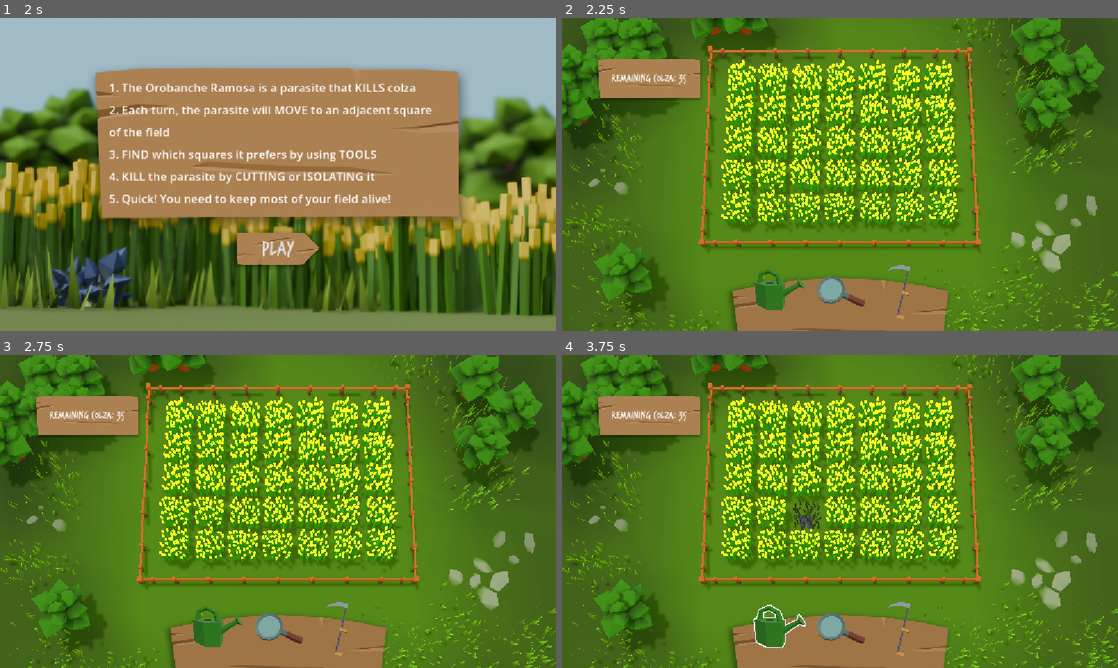
Above: before the commit, frames 1-4 (two rows, left to right).
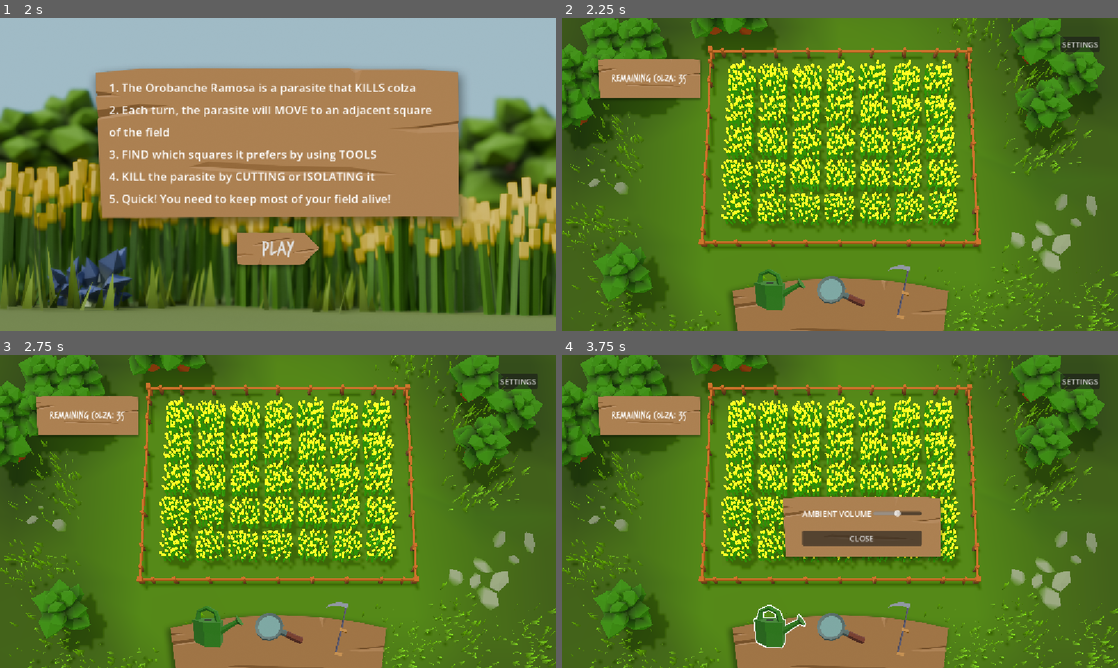
Above: after the commit, the same moments.

Repository: Squix/scientific_game_jam_26
Game: Godot game, scene res://scenes/title_screen.tscn
Same seed, same stepped clock (60 frames per second), same inputs: the game is played once before the commit and once after it.
Inputs (mouse positions are in pixels of both pictures, inside the frame that each line leads up to):
- Up to frame 1 (2 s): tap Enter at 0.5 s; move the mouse to (400, 158) at 0.52 s; press the mouse at (400, 158) at 0.53 s; release the mouse at (400, 158) at 1.25 s; click "How to play" at 1.25 s
- Up to frame 2 (2.25 s): click "PLAY" at 2 s
- Up to frame 3 (2.75 s): no input
- Up to frame 4 (3.75 s): click (1079, 380) at 2.75 s, where only the run after the commit has a clickable "SETTINGS"; click (778, 630) at 3.5 s

Frame 1 is identical in both runs. In frame 2, 0.3% of the frame differs, in the area x 89-97%, y 6-11%; in frame 3, 0.3%; in frame 4, 6.0%, in the area x 39-97%, y 6-66%.

Commit message:
feat: ambient volume settings

Diff:
--- a/scenes/UI.tscn
+++ b/scenes/UI.tscn
@@ -49,6 +49,13 @@
 [sub_resource type="LabelSettings" id="LabelSettings_75u2n"]
 font_size = 24
 
+[sub_resource type="StyleBoxTexture" id="StyleBoxTexture_ilk7v"]
+texture = ExtResource("9_ukj8e")
+expand_margin_left = 32.0
+expand_margin_top = 32.0
+expand_margin_right = 32.0
+expand_margin_bottom = 32.0
+
 [node name="UI" type="Control" unique_id=979071823]
 layout_mode = 3
 anchors_preset = 15
@@ -291,6 +298,57 @@
 text = "Colza restant : 0"
 label_settings = SubResource("LabelSettings_75u2n")
 
+[node name="SettingsDialog" type="Control" parent="." unique_id=1268272158]
+anchors_preset = 0
+offset_left = 472.0
+offset_top = 306.0
+offset_right = 512.0
+offset_bottom = 346.0
+
+[node name="CenterContainer" type="CenterContainer" parent="SettingsDialog" unique_id=187822786]
+layout_mode = 0
+offset_right = 40.0
+offset_bottom = 40.0
+
+[node name="PanelContainer" type="PanelContainer" parent="SettingsDialog/CenterContainer" unique_id=1292459615]
+custom_minimum_size = Vector2(300, 100)
+layout_mode = 2
+theme_override_styles/panel = SubResource("StyleBoxTexture_ilk7v")
+
+[node name="CenterContainer" type="CenterContainer" parent="SettingsDialog/CenterContainer/PanelContainer" unique_id=135812541]
+layout_mode = 2
+
+[node name="VBoxContainer" type="VBoxContainer" parent="SettingsDialog/CenterContainer/PanelContainer/CenterContainer" unique_id=711543426]
+layout_mode = 2
+theme_override_constants/separation = 24
+
+[node name="HBoxContainer" type="HBoxContainer" parent="SettingsDialog/CenterContainer/PanelContainer/CenterContainer/VBoxContainer" unique_id=649535765]
+layout_mode = 2
+
+[node name="Label" type="Label" parent="SettingsDialog/CenterContainer/PanelContainer/CenterContainer/VBoxContainer/HBoxContainer" unique_id=1713534939]
+layout_mode = 2
+text = "AMBIENT VOLUME"
+
+[node name="MusicVolumeSlider" type="HSlider" parent="SettingsDialog/CenterContainer/PanelContainer/CenterContainer/VBoxContainer/HBoxContainer" unique_id=908905662]
+custom_minimum_size = Vector2(100, 0)
+layout_mode = 2
+size_flags_vertical = 1
+min_value = -5.0
+max_value = 5.0
+step = 0.1
+
+[node name="CloseSettingsButton" type="Button" parent="SettingsDialog/CenterContainer/PanelContainer/CenterContainer/VBoxContainer" unique_id=2023544255]
+layout_mode = 2
+text = "CLOSE"
+
+[node name="OpenSettingsMenu" type="Button" parent="." unique_id=1173468371]
+layout_mode = 0
+offset_left = 1032.0
+offset_top = 39.0
+offset_right = 1114.0
+offset_bottom = 70.0
+text = "SETTINGS"
+
 [connection signal="pressed" from="CenterContainer/MarginContainer/NextTurn" to="." method="_on_next_turn_pressed"]
 [connection signal="toggled" from="Tools/HBoxContainer/WatteringCan" to="." method="_on_wattering_can_toggled"]
 [connection signal="toggled" from="Tools/HBoxContainer/MagnifyingGlass" to="." method="_on_magnifying_glass_toggled"]
@@ -298,3 +356,6 @@
 [connection signal="toggled" from="Tools/HBoxContainer/Scythe" to="." method="_on_scythe_toggled"]
 [connection signal="pressed" from="GameWon/CenterContainer/Panel/MarginContainer/VBoxContainer2/RestartButton" to="." method="_on_restart_button_pressed"]
 [connection signal="pressed" from="GameLost/CenterContainer/Panel/MarginContainer/VBoxContainer/RestartButton" to="." method="_on_restart_button_pressed"]
+[connection signal="value_changed" from="SettingsDialog/CenterContainer/PanelContainer/CenterContainer/VBoxContainer/HBoxContainer/MusicVolumeSlider" to="." method="_on_music_volume_slider_value_changed"]
+[connection signal="pressed" from="SettingsDialog/CenterContainer/PanelContainer/CenterContainer/VBoxContainer/CloseSettingsButton" to="." method="_on_close_settings_button_pressed"]
+[connection signal="pressed" from="OpenSettingsMenu" to="." method="_on_open_settings_menu_pressed"]
--- a/script/ui.gd
+++ b/script/ui.gd
@@ -8,6 +8,8 @@
 @onready var toolsUI := $Tools
 @onready var watteringCanIcon : TextureButton = toolsUI.get_node("HBoxContainer/WatteringCan")
 @onready var scoreLabel := $ScoreLabel
+
+@onready var settingsUI = $SettingsDialog
 
 @onready var sfxPlayer = $"../SFXplayer"
 
@@ -55,6 +57,7 @@
 	gameWonUI.hide()
 	toolsUI.show()
 	nextTurnButton.hide()
+	settingsUI.hide()
 
 
 func _on_player_no_actions_left() -> void:
@@ -76,3 +79,15 @@
 func _on_restart_button_pressed() -> void:
 	sfxPlayer.play_sfx(SFXplayer.SFX.ButtonClick)
 	restartButtonPressed.emit()
+
+
+func _on_close_settings_button_pressed() -> void:
+	settingsUI.hide()
+
+
+func _on_open_settings_menu_pressed() -> void:
+	settingsUI.show()
+
+
+func _on_music_volume_slider_value_changed(value: float) -> void:
+	AudioServer.set_bus_volume_db(AudioServer.get_bus_index("Music"), linear_to_db(value))
Not shown: 1 places in scenes/UI.tscn that only renumber resources
